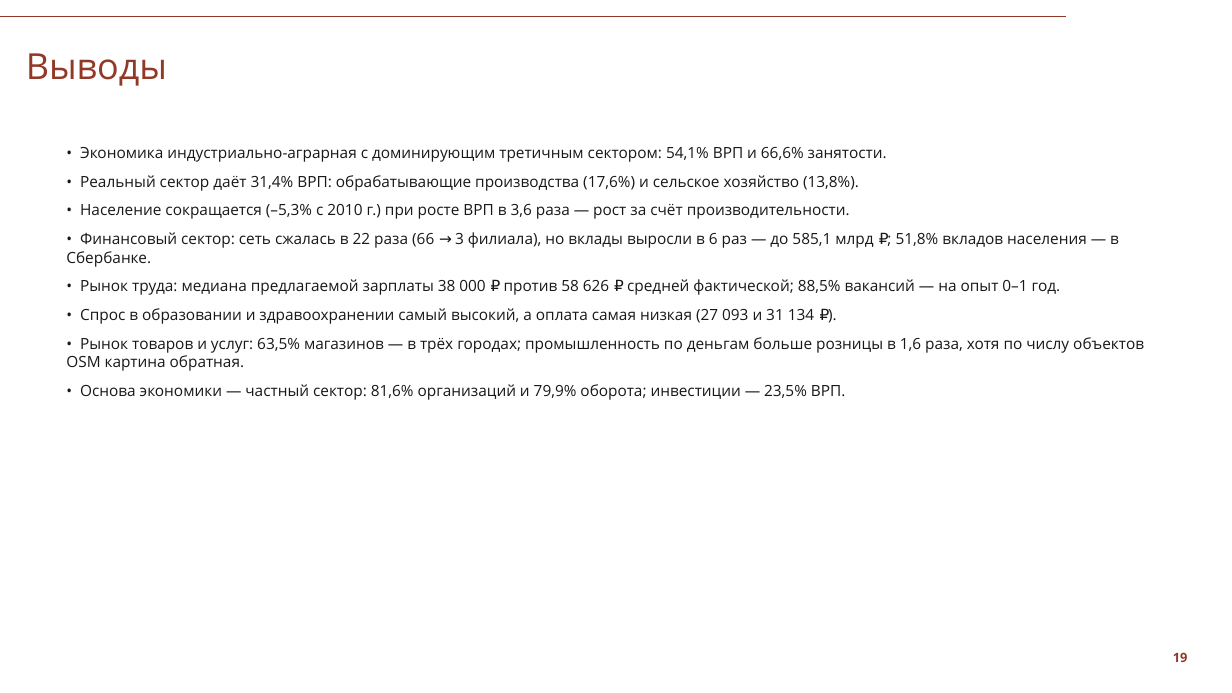
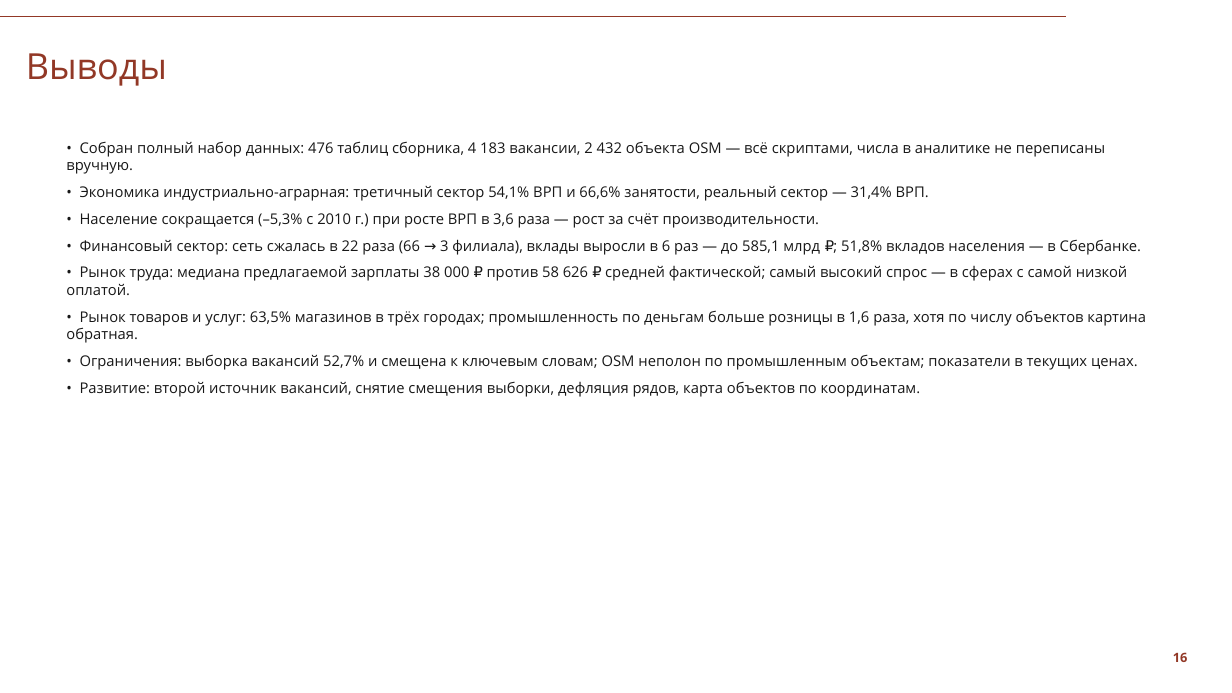
Before and after one commit to Seabas1/Analysis-of-regions, a slide deck: slide 16 of Саратовская_область_презентация_СПбГУ.pptx (slide 19 before the commit). Drawn at 1232x693 pixels with LibreOffice and Linux fonts; fonts in the diff are those of the drawing; background and template pictures are left out. Boxes give left, top, right and bottom in pixels: in the first picture for what was removed or moved away, otherwise in the second. Text is boxed around its words. In the diff, an @@ line names an element or a change of style, - is before the commit and + after.

Commit message:
Презентация перестроена: сбор данных -> общий анализ -> сферы
- 6 слайдов про сбор: карта источников, Росстат, вакансии, OSM, геометрия, итог сбора
- 2 слайда общего анализа области (скрипт + цифры, секторы как агрегация)
- по каждому сектору два слайда: как считает скрипт (таблица соответствия
  и фрагмент кода) и результаты
- 16 слайдов вместо 19, числа приведены к данным из скриптов

```diff
--- a/Саратовская_область_презентация_СПбГУ.pptx
+++ b/Саратовская_область_презентация_СПбГУ.pptx
@@ text at bbox=[66, 141, 1105, 201]: text changed; size 12 to 11.5 pt @@
-• Экономика индустриально-аграрная с доминирующим третичным сектором: 54,1% ВРП и 66,6% занятости.
-• Реальный сектор даёт 31,4% ВРП: обрабатывающие производства (17,6%) и сельское хозяйство (13,8%).
+• Собран полный набор данных: 476 таблиц сборника, 4 183 вакансии, 2 432 объекта OSM — всё скриптами, числа в аналитике не переписаны вручную.
+• Экономика индустриально-аграрная: третичный сектор 54,1% ВРП и 66,6% занятости, реальный сектор — 31,4% ВРП.
@@ text at bbox=[66, 239, 1146, 397]: text changed; size 12 to 11.5 pt @@
-• Финансовый сектор: сеть сжалась в 22 раза (66 → 3 филиала), но вклады выросли в 6 раз — до 585,1 млрд ₽; 51,8% вкладов населения — в Сбербанке.
-• Рынок труда: медиана предлагаемой зарплаты 38 000 ₽ против 58 626 ₽ средней фактической; 88,5% вакансий — на опыт 0–1 год.
-• Спрос в образовании и здравоохранении самый высокий, а оплата самая низкая (27 093 и 31 134 ₽).
-• Рынок товаров и услуг: 63,5% магазинов — в трёх городах; промышленность по деньгам больше розницы в 1,6 раза, хотя по числу объектов OSM картина обратная.
-• Основа экономики — частный сектор: 81,6% организаций и 79,9% оборота; инвестиции — 23,5% ВРП.
+• Финансовый сектор: сеть сжалась в 22 раза (66 → 3 филиала), вклады выросли в 6 раз — до 585,1 млрд ₽; 51,8% вкладов населения — в Сбербанке.
+• Рынок труда: медиана предлагаемой зарплаты 38 000 ₽ против 58 626 ₽ средней фактической; самый высокий спрос — в сферах с самой низкой оплатой.
+• Рынок товаров и услуг: 63,5% магазинов в трёх городах; промышленность по деньгам больше розницы в 1,6 раза, хотя по числу объектов картина обратная.
+• Ограничения: выборка вакансий 52,7% и смещена к ключевым словам; OSM неполон по промышленным объектам; показатели в текущих ценах.
+• Развитие: второй источник вакансий, снятие смещения выборки, дефляция рядов, карта объектов по координатам.
@@ text at bbox=[80, 213, 820, 228]: size 12 to 11.5 pt in "• Население сокращается (–5,3% с 2010 г.) ..."; less space between paragraphs @@
```
Also in this commit, not shown: 3 other slides changed, 12 slides added, 15 slides removed, 2 other files.
